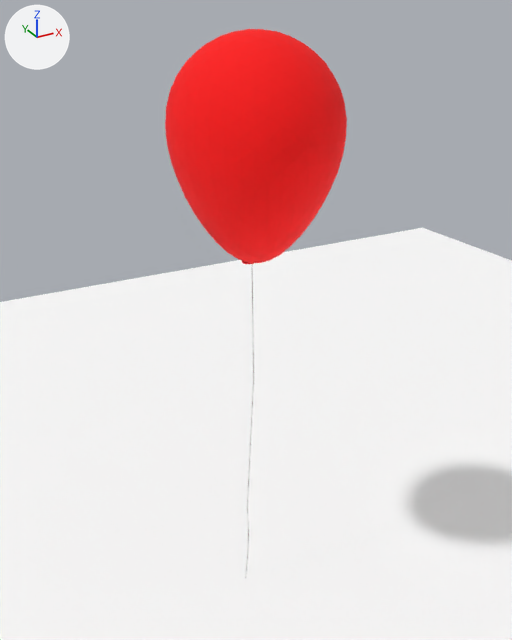
The COLLADA model NextReality_Tutorial6/art.scnassets/red_balloon.dae: old version first, new version second.
Before and after are seen from a 50 mm lens placed at (-5.07, -8.34, 10.06), pointed at (0.0, 0.87, 5.46). The lights are fixed; the arrows at upper left show +X, +Y and +Z. Where no turn or scale is listed for an object, it has been applied to the vertices.

The first picture shows 'GeoSphere0', 'Plane01'.
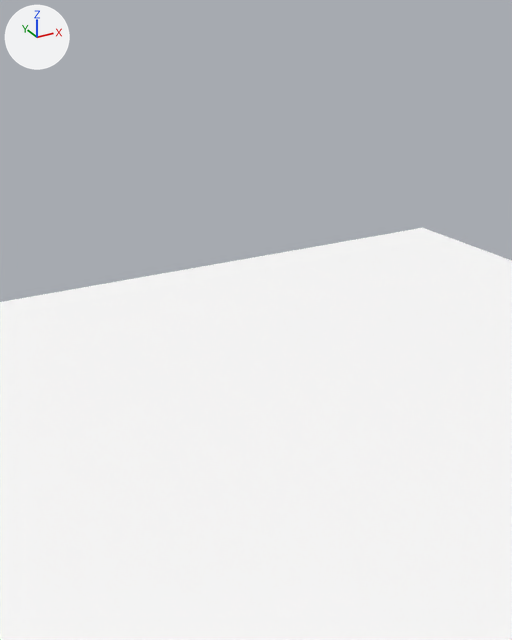
ob_balloon is not drawn itself; it is the parent of ob_geosphere0, ob_line01, ob_line02.

What differs and where, as boxes [x1, y1, x2, y2] in the pictures (512 x 640 px):
'GeoSphere0', rescaled (not visible afterwards)
    before: [165, 29, 347, 263]
'Line02', rescaled (not visible afterwards)
    before: [245, 280, 254, 578]
'Line01', rescaled (not visible afterwards)
    before: [242, 261, 254, 264]

What the commit changed:
Object 'balloon' (ob_balloon) is rescaled from (1.0, 1.0, 1.0) to (0.005, 0.005, 0.005).
